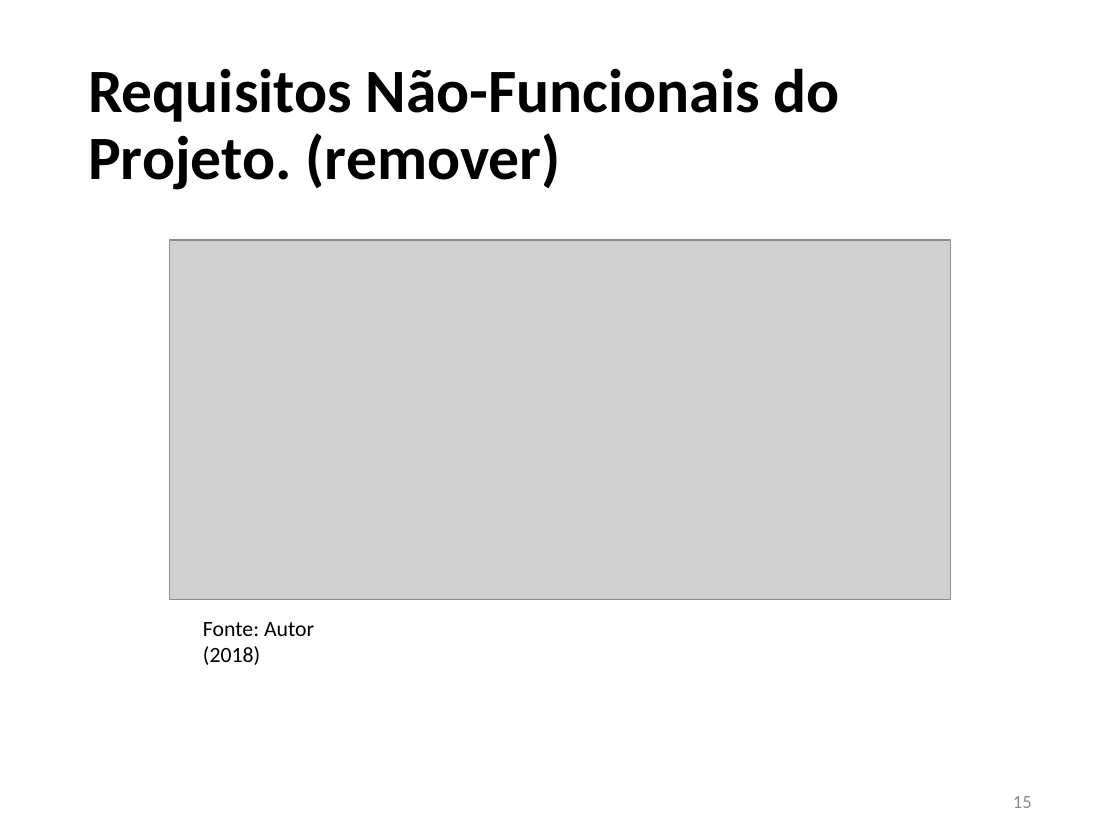
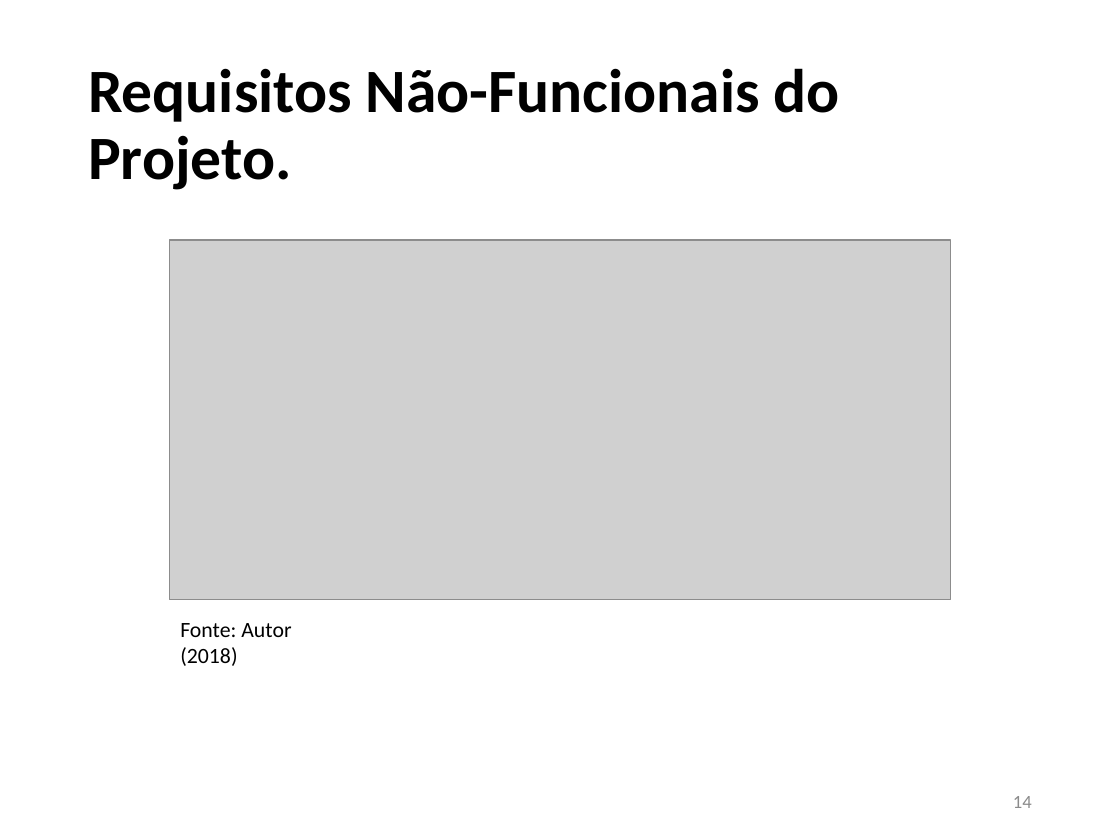
Before and after one commit to JoaoVFG/documentacaoTG, a slide deck: slide 14 of APRESENTAÇÃO JOAO VITOR.pptx (slide 15 before the commit). Drawn at 1120x840 pixels with LibreOffice and Linux fonts; fonts in the diff are those of the drawing; grey boxes stand for pictures. Boxes give left, top, right and bottom in pixels: in the first picture for what was removed or moved away, otherwise in the second. Text is boxed around its words. In the diff, an @@ line names an element or a change of style, - is before the commit and + after.

```diff
--- a/APRESENTAÇÃO JOAO VITOR.pptx
+++ b/APRESENTAÇÃO JOAO VITOR.pptx
@@ title at box(88, 68, 840, 190): text changed @@
-Requisitos Não-Funcionais do Projeto. (remover)
+Requisitos Não-Funcionais do Projeto.
@@ text "Fonte: Autor (2018)": place and size @@
-text "Fonte: Autor (2018)" at box(203, 622, 314, 665)
+text "Fonte: Autor (2018)" at box(180, 623, 291, 666)
@@ page number at box(1013, 796, 1032, 808): text changed @@
-15
+14
```
Also in this commit, not shown: 6 other slides changed, 1 slide added, 2 slides removed, 3 other files.
